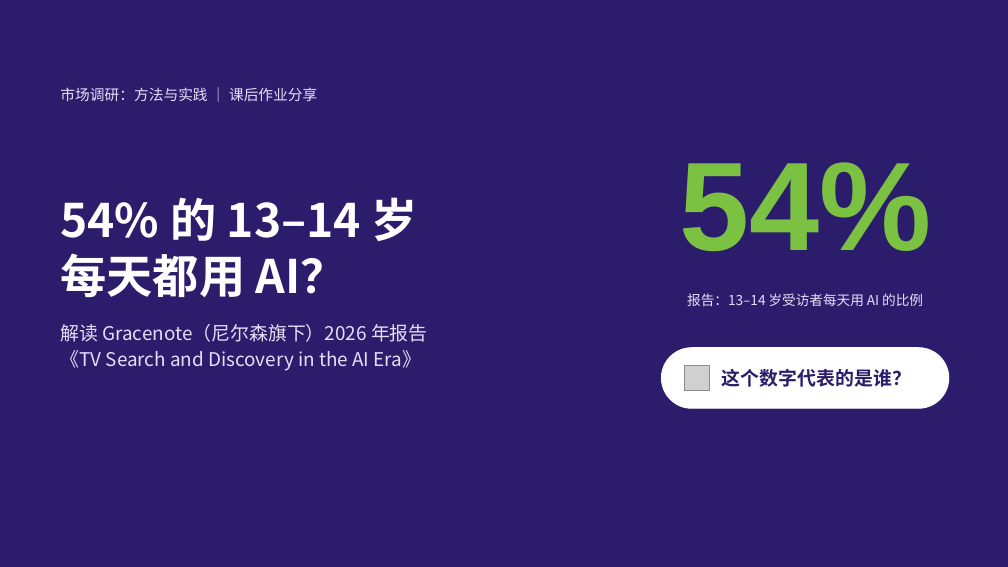
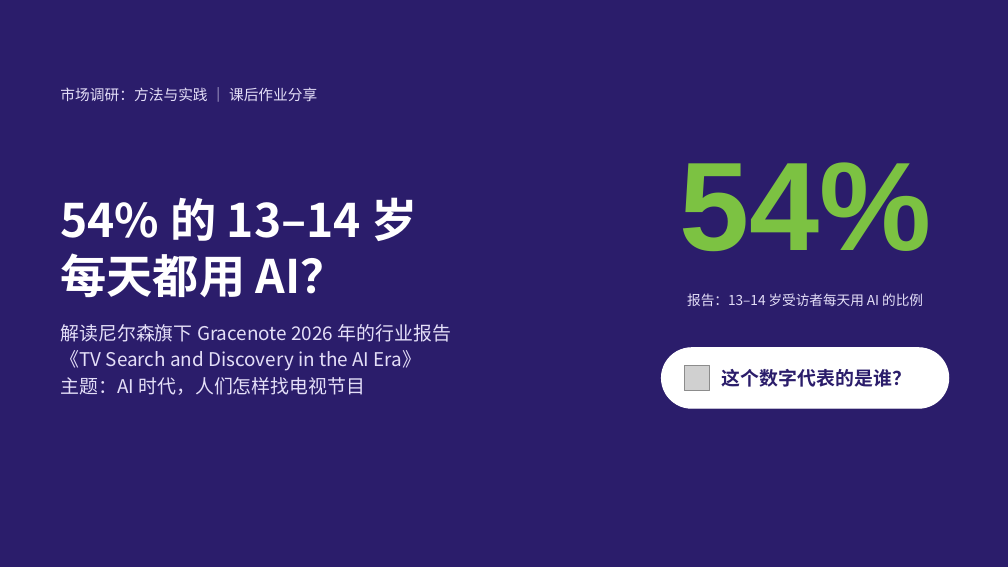
Before and after one commit to jayleo113/ppt, a slide deck: slide 1 of Gracenote_AI报告解读_课堂分享.pptx. Drawn at 1008x567 pixels with LibreOffice and Linux fonts; fonts in the diff are those of the drawing; grey boxes stand for pictures. Boxes give left, top, right and bottom in pixels: in the first picture for what was removed or moved away, otherwise in the second. Text is boxed around its words. In the diff, an @@ line names an element or a change of style, - is before the commit and + after.

```diff
--- a/Gracenote_AI报告解读_课堂分享.pptx
+++ b/Gracenote_AI报告解读_课堂分享.pptx
@@ text at (60, 324, 451, 342): text changed @@
-解读 Gracenote（尼尔森旗下）2026 年报告
+解读尼尔森旗下 Gracenote 2026 年的行业报告
@@ text at (60, 377, 365, 395): paragraph added @@
+主题：AI 时代，人们怎样找电视节目
```
Also in this commit, not shown: 11 other slides changed, 4 other files.
